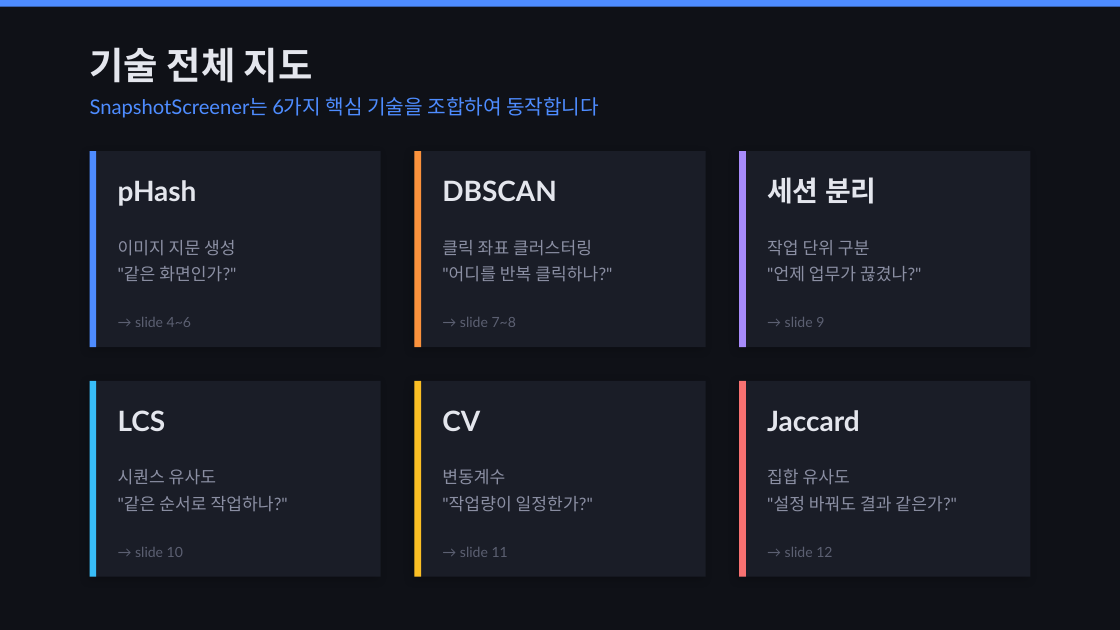
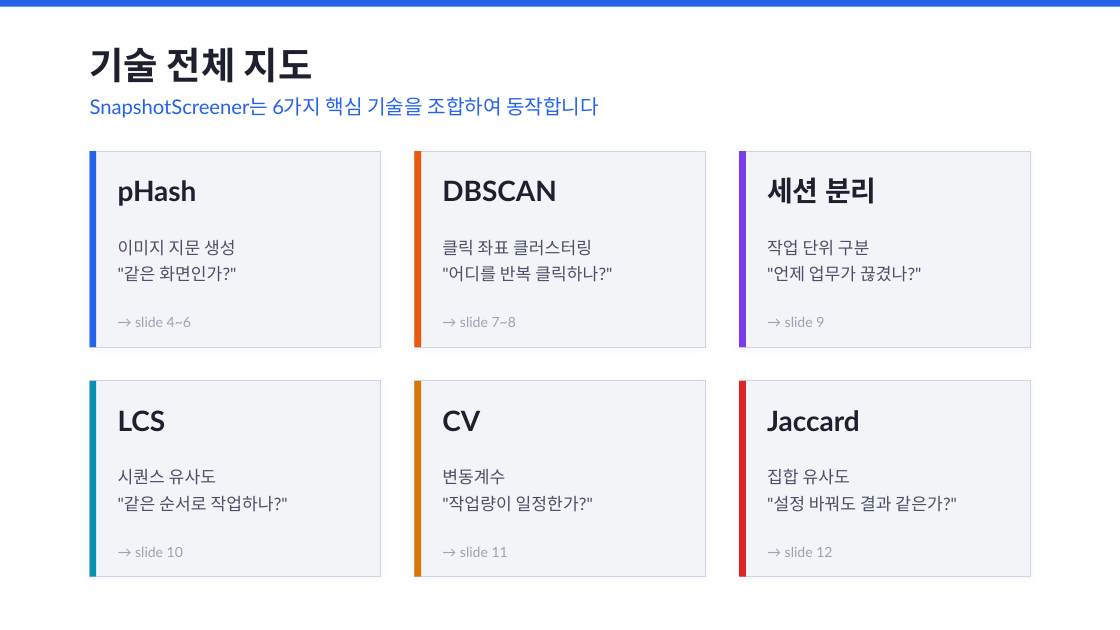
Before and after one commit to WorkforRPASolution/SnapShotScreener, a slide deck: slide 3 of SnapshotScreener_핵심기술_해설.pptx. Drawn at 1120x630 pixels with LibreOffice and Linux fonts; fonts in the diff are those of the drawing. Boxes give left, top, right and bottom in pixels: in the first picture for what was removed or moved away, otherwise in the second. Text is boxed around its words. In the diff, an @@ line names an element or a change of style, - is before the commit and + after.

```diff
--- a/SnapshotScreener_핵심기술_해설.pptx
+++ b/SnapshotScreener_핵심기술_해설.pptx
@@ background #0F1117 to #FFFFFF @@
@@ rectangle at [0,0,1120,7]: fill #4E8CFF to #2563EB @@
@@ text "SnapshotScreener는 6가지 핵심 기술을 조합하여 ..." at [90,97,599,118]: text colour #4E8CFF to #2563EB @@
@@ rectangle at [90,151,96,347]: fill #4E8CFF to #2563EB @@
@@ rectangle at [414,151,421,347]: fill #FB923C to #EA580C @@
@@ rectangle at [739,151,746,347]: fill #A78BFA to #7C3AED @@
@@ rectangle at [90,381,96,577]: fill #38BDF8 to #0891B2 @@
@@ rectangle at [414,381,421,577]: fill #FBBF24 to #D97706 @@
@@ fill #1A1D27 to #F3F4F8; outline none to #D1D5E0 0.75 pt; shadow changed in 6 elements at [90,151,381,347], [414,151,706,347], [739,151,1030,347], [90,381,381,577], [414,381,706,577], [739,381,1030,577] @@
@@ rectangle at [739,381,746,577]: fill #F87171 to #DC2626 @@
@@ text colour #E4E6ED to #1E2030 in 7 elements at [90,47,313,83], [118,180,197,206], [442,180,557,202], [767,177,877,204], [118,410,166,431], [442,410,480,431], [767,410,860,432] @@
@@ text colour #8B8FA3 to #4B5068 in 6 elements at [118,240,236,282], [442,240,612,282], [767,240,921,282], [118,469,288,512], [442,469,593,512], [767,468,957,512] @@
@@ text colour #5C6072 to #9CA3AF in 6 elements at [135,317,191,327], [460,317,516,327], [785,317,824,327], [135,547,183,557], [460,547,508,557], [785,547,832,557] @@
```
Also in this commit, not shown: 13 other slides changed, 6 other files.
